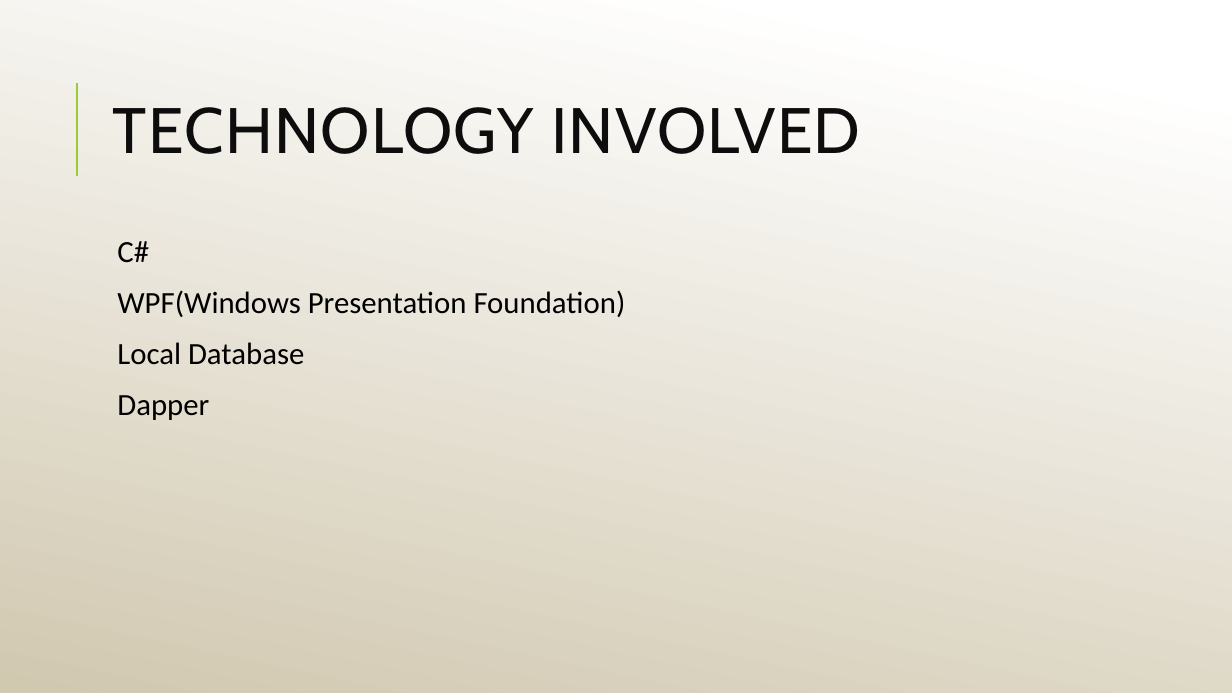
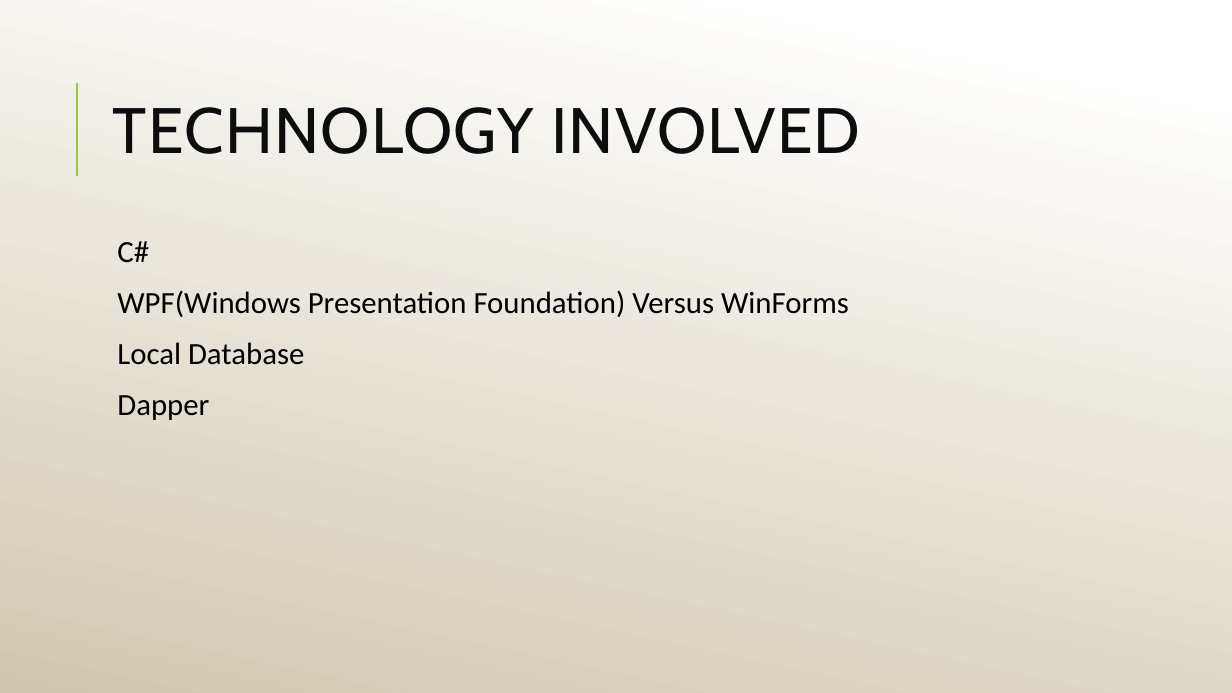
Before and after one commit to S-Apulu3008/CapstoneProject, a slide deck: slide 4 of PitchPresentation/PitchPresentation.pptx. Drawn at 1232x693 pixels with LibreOffice and Linux fonts; fonts in the diff are those of the drawing. Boxes give left, top, right and bottom in pixels: in the first picture for what was removed or moved away, otherwise in the second. Text is boxed around its words. In the diff, an @@ line names an element or a change of style, - is before the commit and + after.

Commit message:
Updated nothing

```diff
--- a/PitchPresentation/PitchPresentation.pptx
+++ b/PitchPresentation/PitchPresentation.pptx
@@ text at box(117, 290, 849, 317): text changed @@
-  WPF(Windows Presentation Foundation)
+  WPF(Windows Presentation Foundation) Versus WinForms
```
